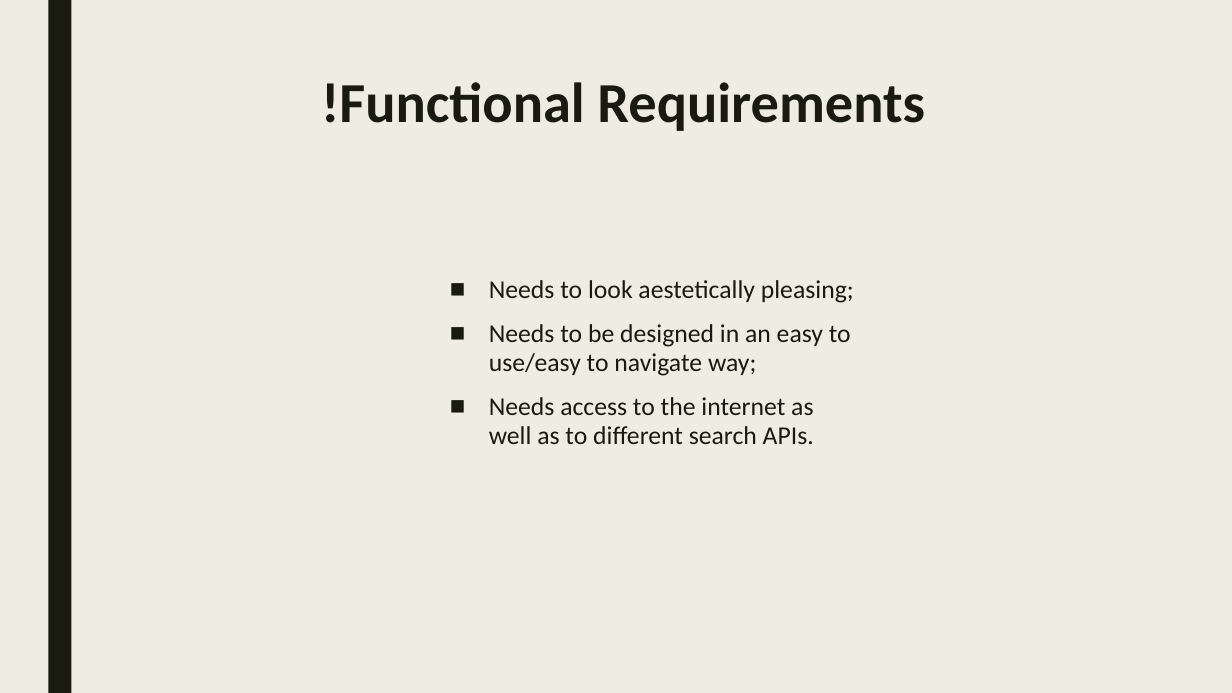
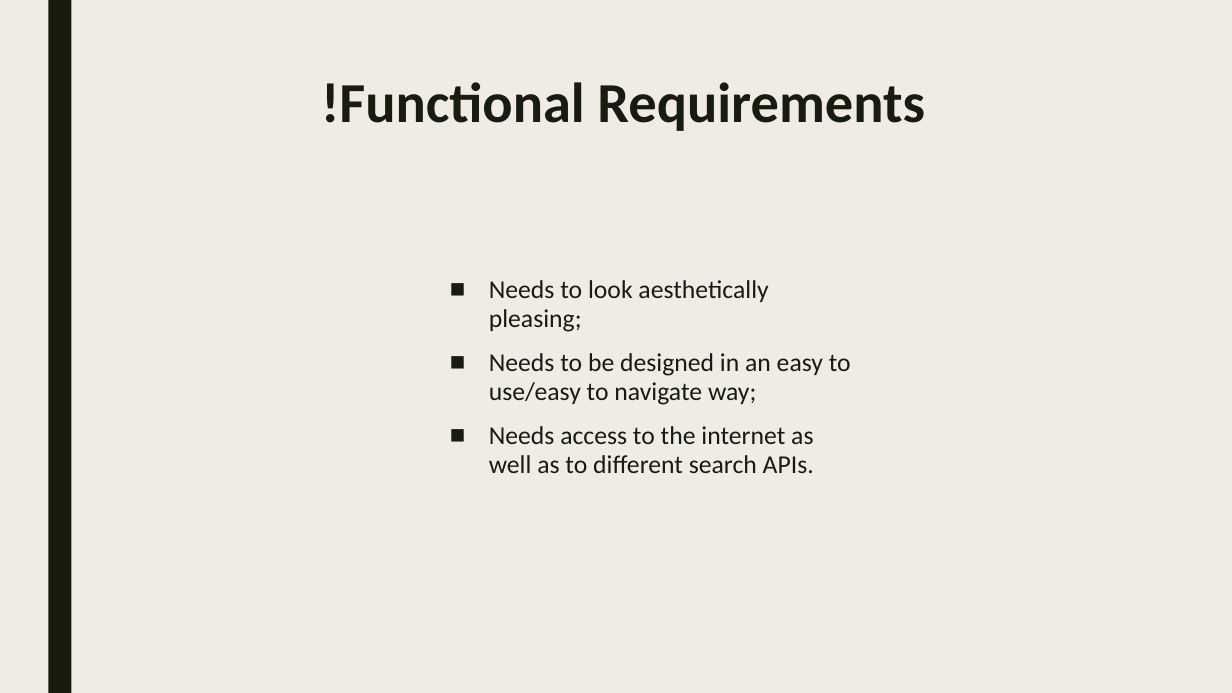
Before and after one commit to violet-g/e-health, a slide deck: slide 9 of General/e-health.pptx. Drawn at 1232x693 pixels with LibreOffice and Linux fonts; fonts in the diff are those of the drawing. Boxes give left, top, right and bottom in pixels: in the first picture for what was removed or moved away, otherwise in the second. Text is boxed around its words. In the diff, an @@ line names an element or a change of style, - is before the commit and + after.

Commit message:
fix typo

```diff
--- a/General/e-health.pptx
+++ b/General/e-health.pptx
@@ text at (489,280,768,332): text changed @@
-■ Needs to look aestetically pleasing;
+■ Needs to look aesthetically pleasing;
```
Also in this commit, not shown: 2 other slides changed.
